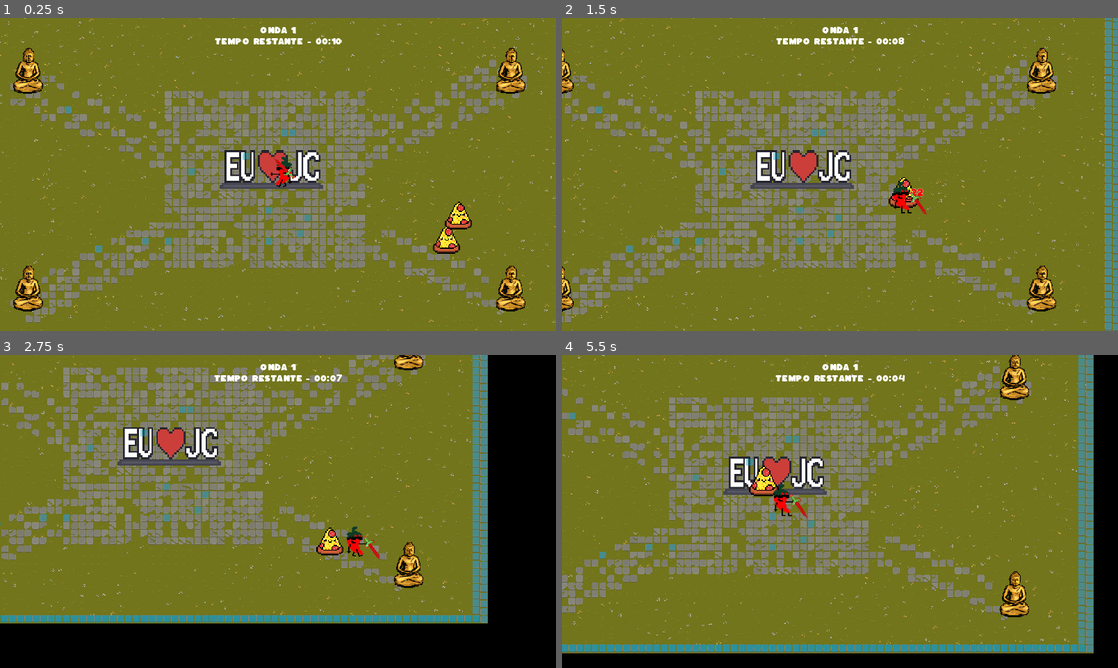
Above: before the commit, frames 1-4 (two rows, left to right).
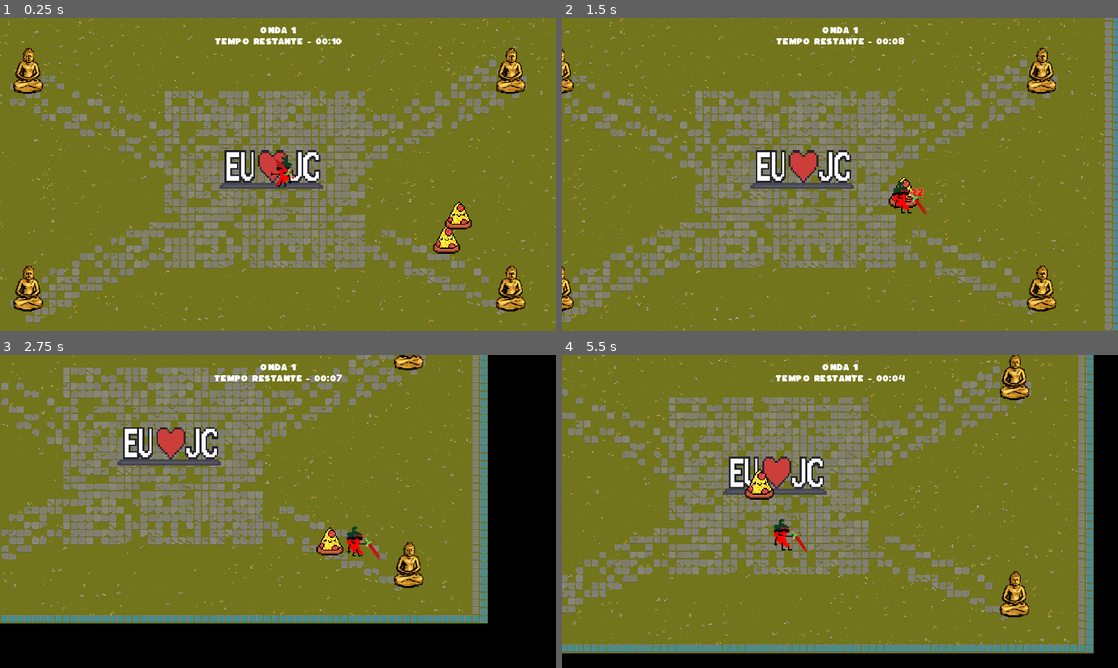
Above: after the commit, the same moments.

Repository: eduardomanhabosco/pepper-simulator
Game: Godot game, scene res://management/game_level.tscn
The game is run twice, just before and just after one commit, with the same random seed, the same clock (stepped at 60 frames per second) and the same inputs. This scene is started directly instead of the project's main scene.
Inputs:
- Up to frame 1 (0.25 s): no input
- Up to frame 2 (1.5 s): hold D (move_right) 0.53-1.28 s; hold S (move_down) from 1.28 s (still down)
- Up to frame 3 (2.75 s): release S (move_down) at 2.03 s; hold D (move_right) from 2.03 s (still down)
- Up to frame 4 (5.5 s): release D (move_right) at 2.78 s; hold W (move_up) 2.78-3.53 s; hold A (move_left) 3.53-5.03 s; hold S (move_down) from 5.03 s (still down)

The runs differ from the first frame. In frame 1, 0.3% of the frame differs, in the area x 11-56%, y 28-75%; in frame 2, 1.3%; in frame 3, 2.5%; in frame 4, 3.8%, in the area x 0-95%, y 0-95%.
Error after the commit: Invalid call. Nonexistent function 'update_health_ui' in base 'Nil'. (res://player/player.gd:50)

Commit message:
Ajustes card e vida

Diff:
--- a/interface/interface.gd
+++ b/interface/interface.gd
@@ -5,10 +5,18 @@
 @export var _wave_and_time: Label
 @export var _wave_manager: WaveManager
 
+# Para os corações
+@export var heart_texture: Texture
+@export var heart_container: Node
+
+var max_hearts: int = 0
+var current_hearts: int = 0
+
 func _ready() -> void:
 	global.interface = self
 	for _button in get_tree().get_nodes_in_group("choose_button"):
 		_button.pressed.connect(_on_button_pressed.bind(_button))
+
 
 func update_wave_and_time_label(_wave: int, _time_remaining: int) -> void:
 	_wave_and_time.text = (
@@ -43,3 +51,23 @@
 
 	toggle_waves(true, false)
 	_wave_manager._start_new_wave()
+
+
+# -------- Sistema de corações ----------
+
+func update_health_ui(health: int) -> void:
+	var hearts_count = int(ceil(health / 50.0))
+
+	if hearts_count > max_hearts:
+		for i in range(hearts_count - max_hearts):
+			var heart = TextureRect.new()
+			heart.texture = heart_texture
+			heart_container.add_child(heart)
+		max_hearts = hearts_count
+	elif hearts_count < max_hearts:
+		for i in range(max_hearts - hearts_count):
+			if heart_container.get_child_count() > 0:
+				heart_container.get_child(heart_container.get_child_count() - 1).queue_free()
+		max_hearts = hearts_count
+
+	current_hearts = hearts_count
--- a/interface/interface.tscn
+++ b/interface/interface.tscn
@@ -137,3 +137,7 @@
 text = "DA MAIS VIDA"
 label_settings = SubResource("LabelSettings_o4h5c")
 horizontal_alignment = 1
+
+[node name="HeartContainer" type="HBoxContainer" parent="."]
+offset_right = 40.0
+offset_bottom = 40.0
--- a/management/game_level.tscn
+++ b/management/game_level.tscn
@@ -13,6 +13,7 @@
 
 [node name="Level_01" parent="." instance=ExtResource("1_cp3vr")]
 position = Vector2(-17, -2)
+collision_enabled = false
 
 [node name="Player" parent="." instance=ExtResource("2_fyo3i")]
 z_index = 4096
@@ -55,6 +56,7 @@
 
 [node name="Interface" parent="." node_paths=PackedStringArray("_wave_manager") instance=ExtResource("5_f35rk")]
 _wave_manager = NodePath("../WaveManager")
+heart_texture = null
 
 [connection signal="timeout" from="WaveManager/WaveTimer" to="WaveManager" method="_on_wave_timer_timeout"]
 [connection signal="timeout" from="WaveManager/WaveSpawnCooldown" to="WaveManager" method="_on_wave_spawn_cooldown_timeout"]
--- a/player/player.gd
+++ b/player/player.gd
@@ -10,6 +10,7 @@
 
 @export_category("Objects")
 @export var _weapon: BaseWeapon
+@export var _interface: Interface
 
 func _ready() -> void:
 	_max_health = _health
@@ -46,6 +47,7 @@
 			_health += _value
 			if _health > _max_health:
 				_health = _max_health
+	_interface.update_health_ui(_health);
 
 func increase_max_health(amount: int) -> void:
 	_max_health += amount
Not shown, changed: assets/Kaph_Font_1_20/TrueType (.ttf)/Kaph-Regular.ttf.import
Binary file added: assets/pngtree-hot-chili-pixel-art-png-image_9151571.png
Not shown, added: assets/pngtree-hot-chili-pixel-art-png-image_9151571.png.import
